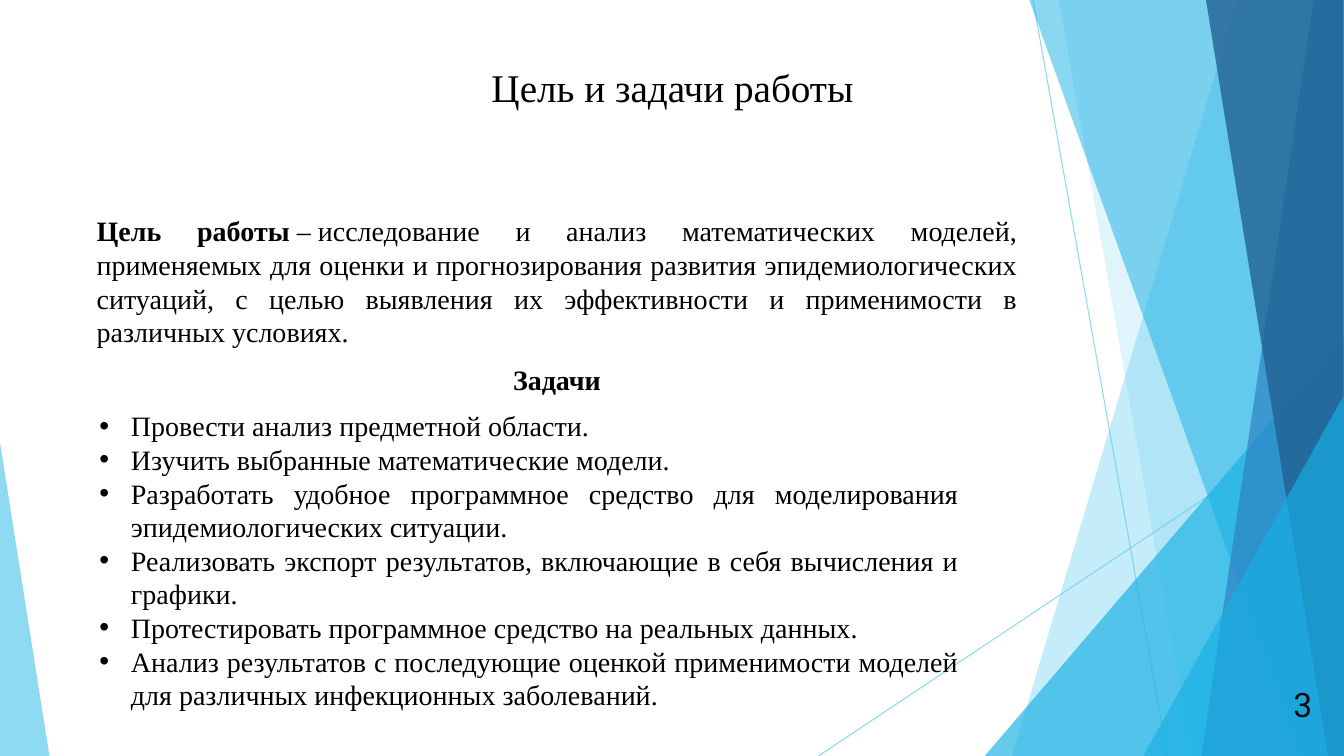
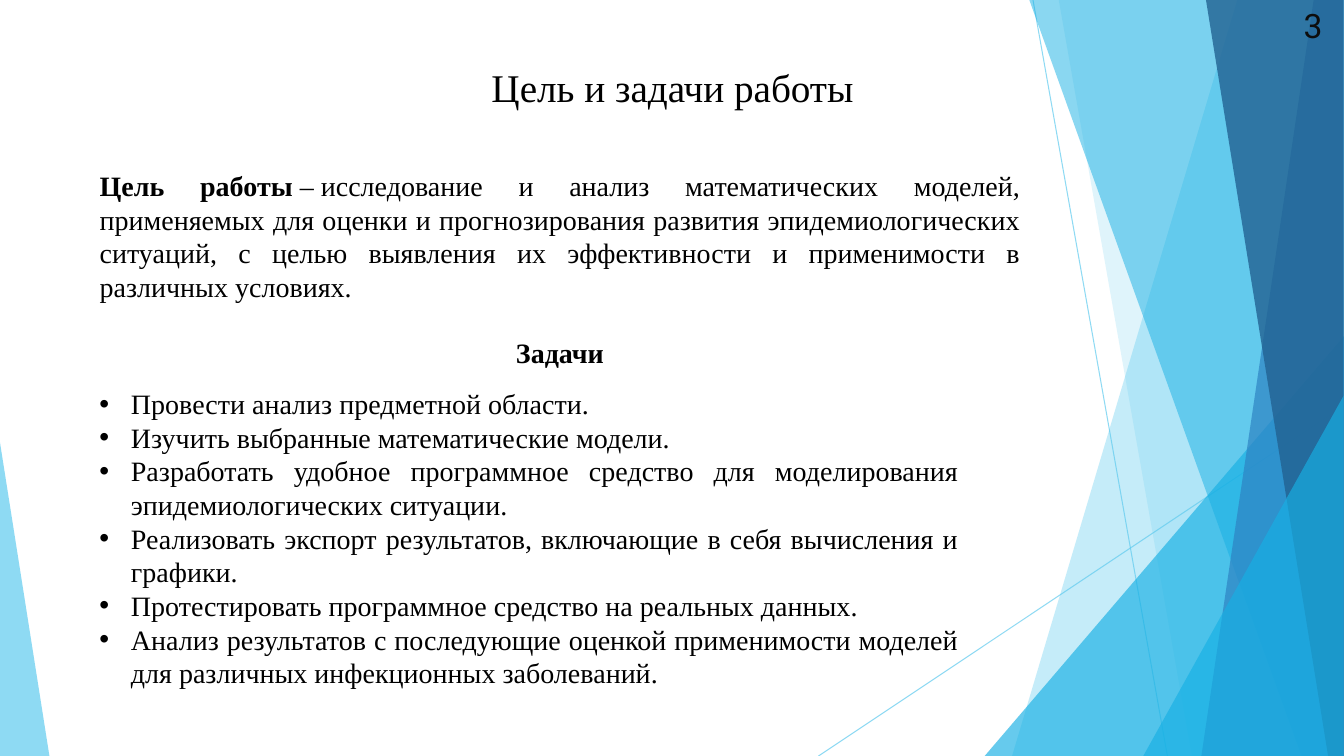
Before and after one commit to wolfufu/EpidemicModelsApp, a slide deck: slide 3 of ПрезентацияДиплом.pptx. Drawn at 1344x756 pixels with LibreOffice and Linux fonts; fonts in the diff are those of the drawing. Boxes give left, top, right and bottom in pixels: in the first picture for what was removed or moved away, otherwise in the second. Text is boxed around its words. In the diff, an @@ line names an element or a change of style, - is before the commit and + after.

```diff
--- a/ПрезентацияДиплом.pptx
+++ b/ПрезентацияДиплом.pptx
@@ text "3": place and size @@
-text "3" at <box>1293,692,1312,718</box>
+text "3" at <box>1304,14,1323,39</box>
@@ text "Цель работы – исследование и ...": place and size @@
-text "Цель работы – исследование и ..." at <box>97,221,1017,348</box>
+text "Цель работы – исследование и ..." at <box>100,176,1020,303</box>
@@ text "Задачи": place and size @@
-text "Задачи" at <box>513,371,601,395</box>
+text "Задачи" at <box>516,344,604,368</box>
@@ text "Провести анализ предметной области.": place and size @@
-text "Провести анализ предметной области." at <box>131,416,958,711</box>
+text "Провести анализ предметной области." at <box>131,394,958,689</box>
```
Also in this commit, not shown: 18 other slides changed, 2 slides added, 9 other files.
